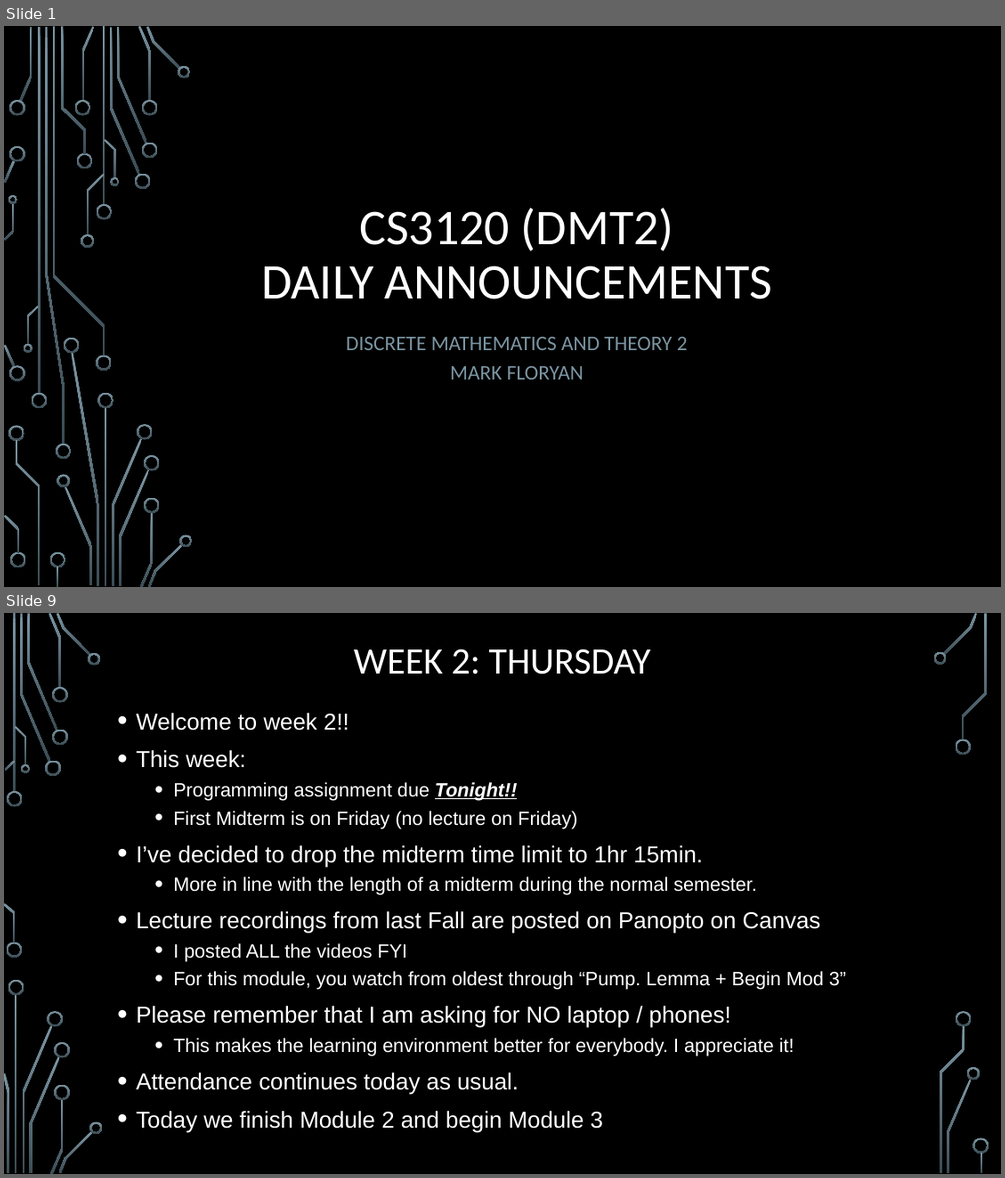
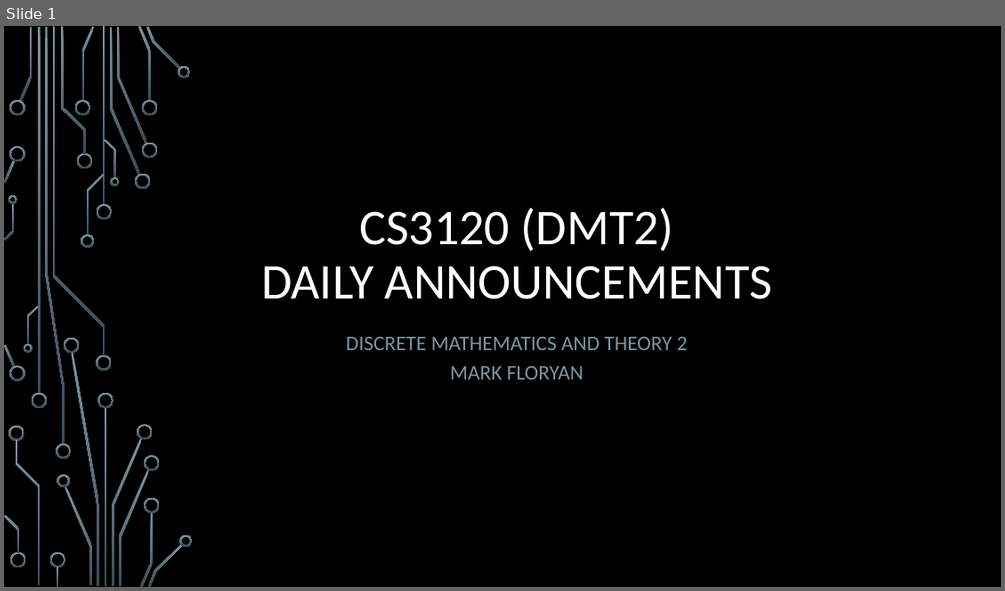
Before and after one commit to markfloryan/dmt2, a slide deck: slides/00-DailyAnnouncements.pptx. Shown one above the other, each under a label of ours: slides 1 and 9 before the commit, slide 1 after it; the slides between them are not shown. The pictures are 1005x1178 and 1005x591 pixels, drawn with LibreOffice and Linux fonts; fonts in the diff are those of the drawing; background and template pictures are left out. Boxes give left, top, right and bottom in pixels: in the first picture for what was removed or moved away, otherwise in the second. Text is boxed around its words. In the diff, an @@ line names an element or a change of style, - is before the commit and + after.

```diff
--- a/slides/00-DailyAnnouncements.pptx
+++ b/slides/00-DailyAnnouncements.pptx
@@ slide 9 removed at [4, 613, 1001, 1174], background picture (left out) @@
@@ title removed at [354, 649, 651, 674] @@
-WEEK 2: THURSDAY
@@ text removed at [136, 713, 846, 1133] @@
-• Welcome to week 2!!
-• This week:
-  • Programming assignment due Tonight!!
-  • First Midterm is on Friday (no lecture on Friday)
-• I’ve decided to drop the midterm time limit to 1hr 15min.
-  • More in line with the length of a midterm during the normal semester.
-• Lecture recordings from last Fall are posted on Panopto on Canvas
-  • I posted ALL the videos FYI
-  • For this module, you watch from oldest through “Pump. Lemma + Begin Mod 3”
-• Please remember that I am asking for NO laptop / phones!
-  • This makes the learning environment better for everybody. I appreciate it!
-• Attendance continues today as usual.
-• Today we finish Module 2 and begin Module 3
@@ group removed at [4, 613, 989, 1174]: 33 freeform shapes, 3 rectangles @@
```
Also in this commit, not shown: 2 slides changed, 14 other slides removed, 2 other files.
